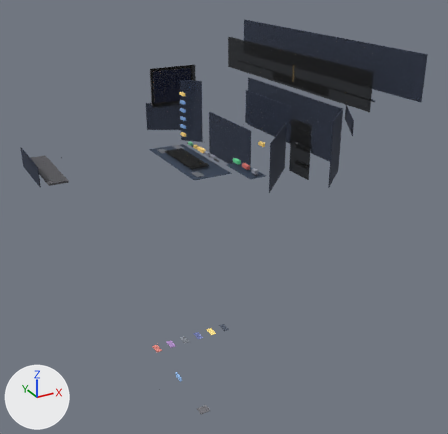
One commit to the glTF model more-room/world-mr/world.glb: the scene before it, then after it.
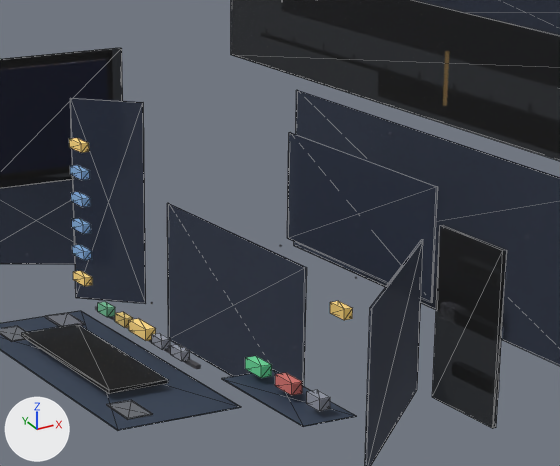
There are two pictures of each version: one whole from a 50 mm camera at (-3.74, -9.52, 4.25) aimed at (1.44, -0.11, -0.45), one close up on the part from 35% to 73% of the width and 12% to 44% of the height. Lighting does not change. The marker at lower left points along +X, +Y and +Z. The older version's two pictures come first. The close-ups show mesh edges as thin lines. Where no turn or scale is listed for an object, it has been applied to the vertices. Vertices at exactly the same position are counted once.

Objects in the first close-up: 'BtnSignIn', 'DeskMat', 'PlateAbout', 'PlateDraft', 'PlateModes', 'PlateOpen', 'PlateStage', 'PlateWindow', 'SideMat', 'VeilCal', 'VeilDesk', 'VeilTasks', 'VeilWindow' and 19 more.
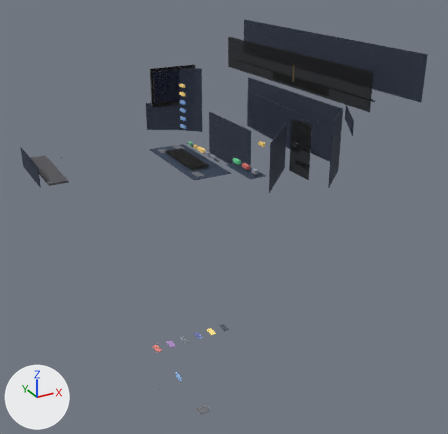
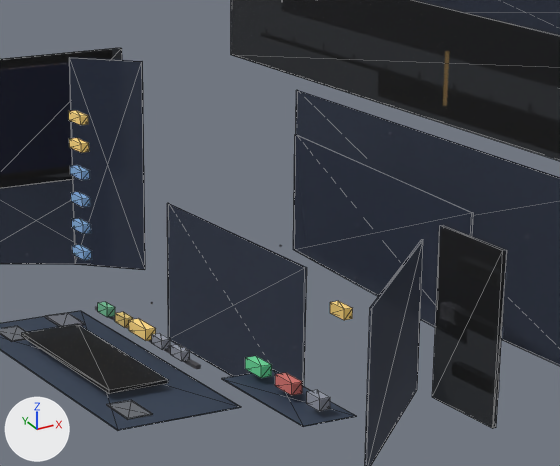
Where the newer file only moved an object's origin or applied its transform, the numbers keep the older frame.

Pixel boxes [x1, y1, x2, y2] of what changed, in the close-ups (560 x 466 px):
'PlateAbout', reshaped
    before: [287, 132, 438, 303]
    after: [293, 134, 473, 327]
'PlateModes', moved
    before: [70, 98, 146, 304]
    after: [69, 57, 145, 270]
'BtnSignIn', moved
    before: [73, 271, 92, 286]
    after: [69, 111, 88, 125]

Edits to the bpy script that builds the scene:
```text
Change me_plateabout:
    used by ob_plateabout; location = (2.4, 0.0, 1.367)
    remove me_plateabout.from_pydata(...)  # 8 vertices, 12 faces; spans x 0.0, y -0.76..0.76, z -0.32..0.32
    add me_plateabout.from_pydata(...)  # 8 vertices, 12 faces; spans x -0.09..0.08, y -1.2..0.82, z -0.41..0.28
    me_plateabout part 1
    me_plateabout.vertices[0].co: (0.0, -0.76, -0.32) -> (-0.08, -1.2, -0.41)  # pixel (432, 302) -> not seen
    me_plateabout.vertices[1].co: (0.0, 0.76, -0.32) -> (0.08, 0.82, -0.41)  # pixel (288, 238) -> pixel (294, 249)
    me_plateabout.vertices[2].co: (0.0, 0.76, 0.32) -> (0.08, 0.82, 0.28)  # pixel (290, 132) -> pixel (296, 134)
    me_plateabout.vertices[3].co: (0.0, -0.76, 0.32) -> (-0.08, -1.2, 0.28)  # pixel (437, 186) -> pixel (473, 212)
    me_plateabout.vertices[4].co: (0.0, 0.76, -0.32) -> (0.07, 0.82, -0.41)  # pixel (287, 238) -> pixel (293, 249)
    me_plateabout.vertices[5].co: (0.0, -0.76, -0.32) -> (-0.09, -1.2, -0.41)  # pixel (431, 302) -> not seen
    me_plateabout.vertices[6].co: (0.0, -0.76, 0.32) -> (-0.09, -1.2, 0.28)  # pixel (436, 186) -> pixel (471, 212)
    me_plateabout.vertices[7].co: (0.0, 0.76, 0.32) -> (0.07, 0.82, 0.28)  # pixel (288, 132) -> pixel (294, 134)
Change ob_platemodes:
    ob_platemodes.location: (1.654, 1.654, 1.162) -> (1.654, 1.654, 1.391)
Change ob_btnsignin:
    ob_btnsignin.location: (1.3, 1.3, 0.82) -> (1.3, 1.3, 1.78)
```
